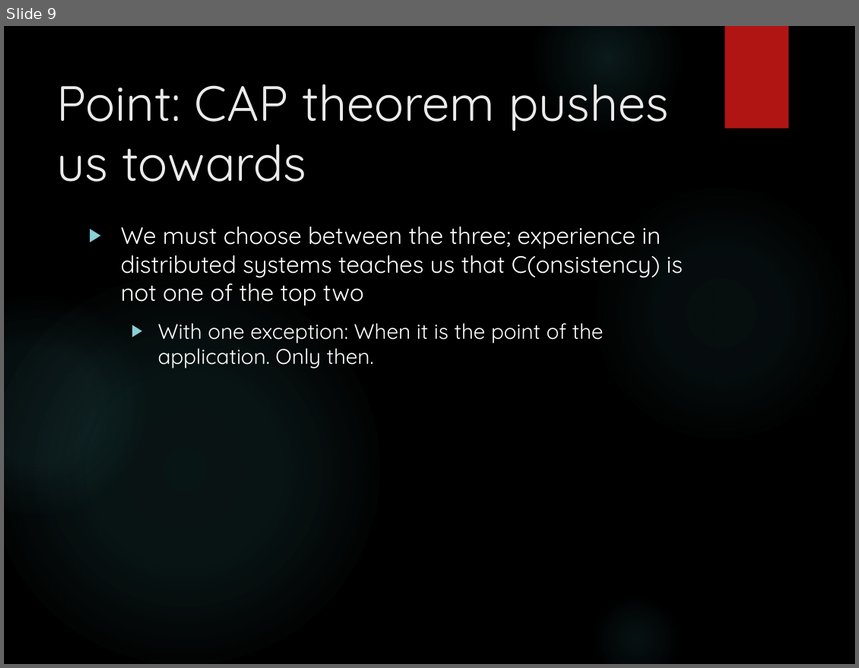
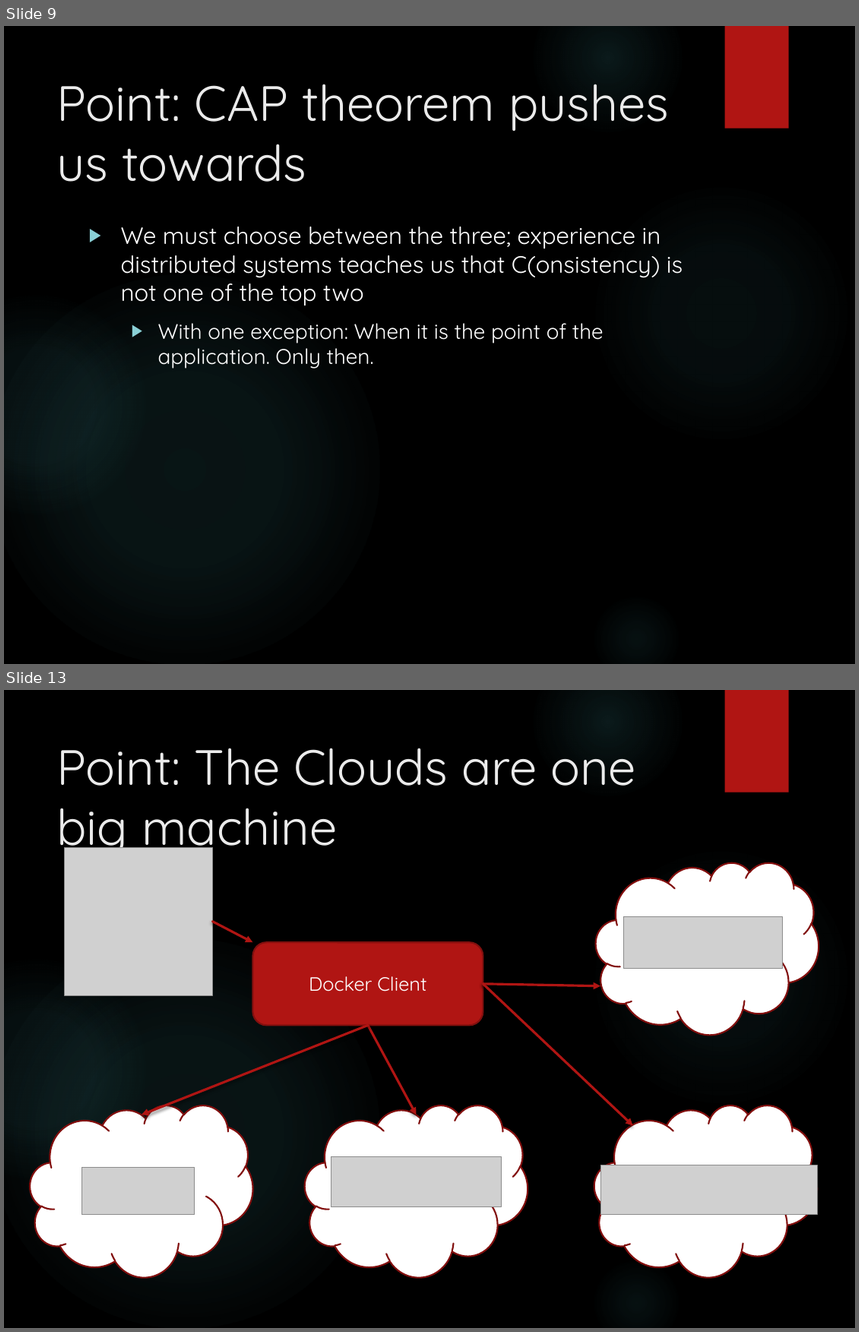
Before and after one commit to arif-aigonix/leap2015, a slide deck: Cloud and Distributed Architecture Overview.pptx. Shown one above the other, each under a label of ours: slide 9 before the commit, slides 9 and 13 after it; the slides between them are not shown. The pictures are 859x668 and 859x1332 pixels, drawn with LibreOffice and Linux fonts; fonts in the diff are those of the drawing; grey boxes stand for pictures; background and template pictures are left out. Boxes give left, top, right and bottom in pixels: in the first picture for what was removed or moved away, otherwise in the second. Text is boxed around its words. In the diff, an @@ line names an element or a change of style, - is before the commit and + after.

```diff
--- a/Cloud and Distributed Architecture Overview.pptx
+++ b/Cloud and Distributed Architecture Overview.pptx
@@ slide 13 added at (x1=4, y1=690, x2=855, y2=1328), background picture (left out); not listed: 6 template elements that a slide beside it also shows @@
@@ title added at (x1=57, y1=748, x2=636, y2=858), 46.3 pt, text #EBEBEB @@
+Point: The Clouds are one big machine
@@ picture added at (x1=64, y1=847, x2=212, y2=996) @@
@@ cloud added at (x1=597, y1=863, x2=819, y2=1034), fill #FFFFFF, outline #82100E 1.5 pt @@
@@ picture added at (x1=624, y1=917, x2=782, y2=969) @@
@@ arrow added from (212, 922) to (253, 942), #B01513 2.25 pt @@
@@ rounded rectangle added at (x1=253, y1=942, x2=483, y2=1025), fill #B01513, outline #82100E 1.5 pt, 18 pt, text #FFFFFF @@
+Docker Client
@@ arrow added from (484, 984) to (601, 986), #B01513 2.25 pt @@
@@ arrow added from (484, 984) to (633, 1125), #B01513 2.25 pt @@
@@ arrow added from (368, 1025) to (142, 1115), #B01513 2.25 pt @@
@@ arrow added from (368, 1025) to (417, 1115), #B01513 2.25 pt @@
@@ cloud added at (x1=31, y1=1106, x2=253, y2=1277), fill #FFFFFF, outline #82100E 1.5 pt @@
@@ cloud added at (x1=305, y1=1106, x2=528, y2=1277), fill #FFFFFF, outline #82100E 1.5 pt @@
@@ cloud added at (x1=595, y1=1106, x2=818, y2=1277), fill #FFFFFF, outline #82100E 1.5 pt @@
@@ picture added at (x1=82, y1=1168, x2=195, y2=1214) @@
@@ picture added at (x1=332, y1=1157, x2=502, y2=1208) @@
@@ picture added at (x1=601, y1=1166, x2=818, y2=1215) @@
```
Also in this commit, not shown: 1 slide changed, 6 other slides added, 1 other file.
